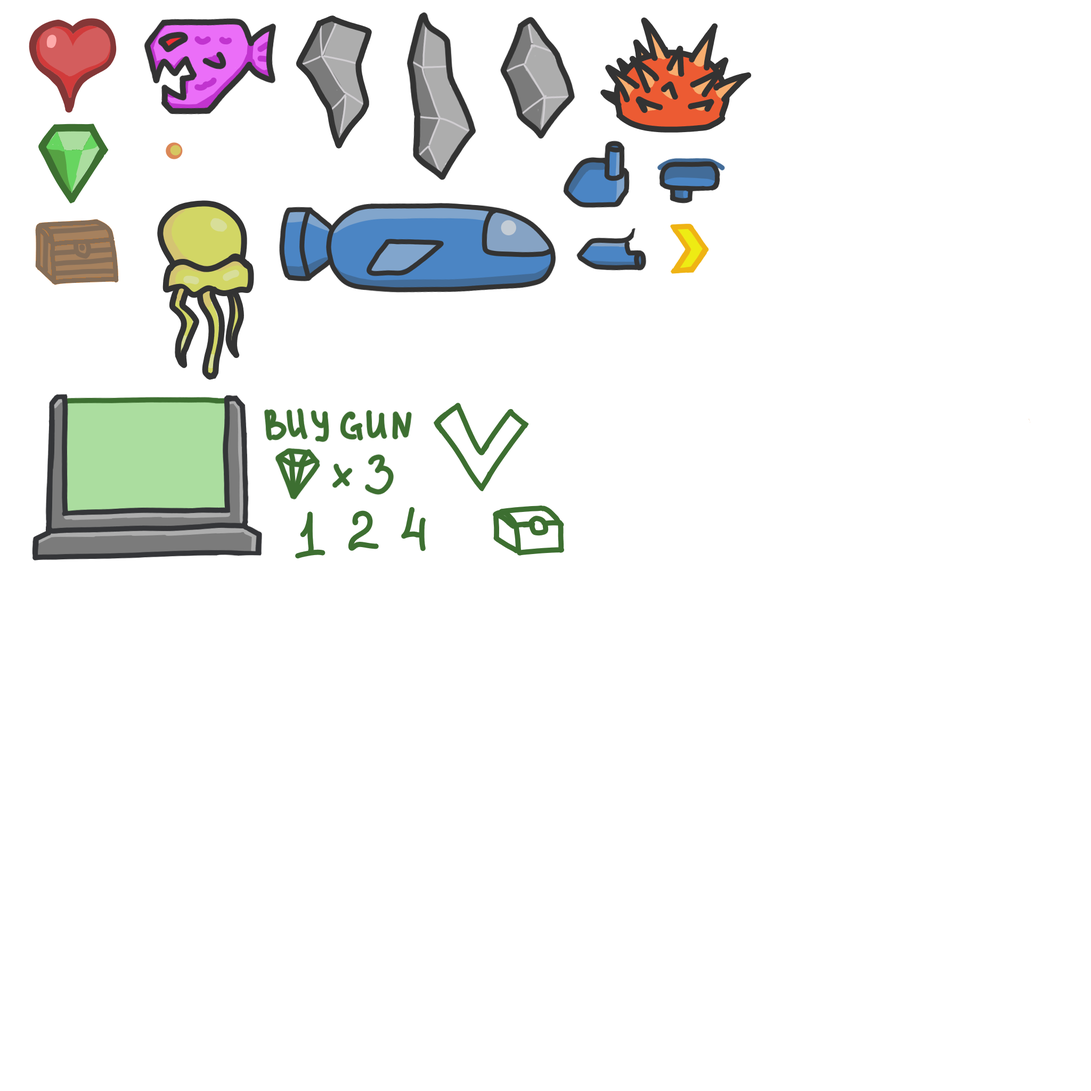
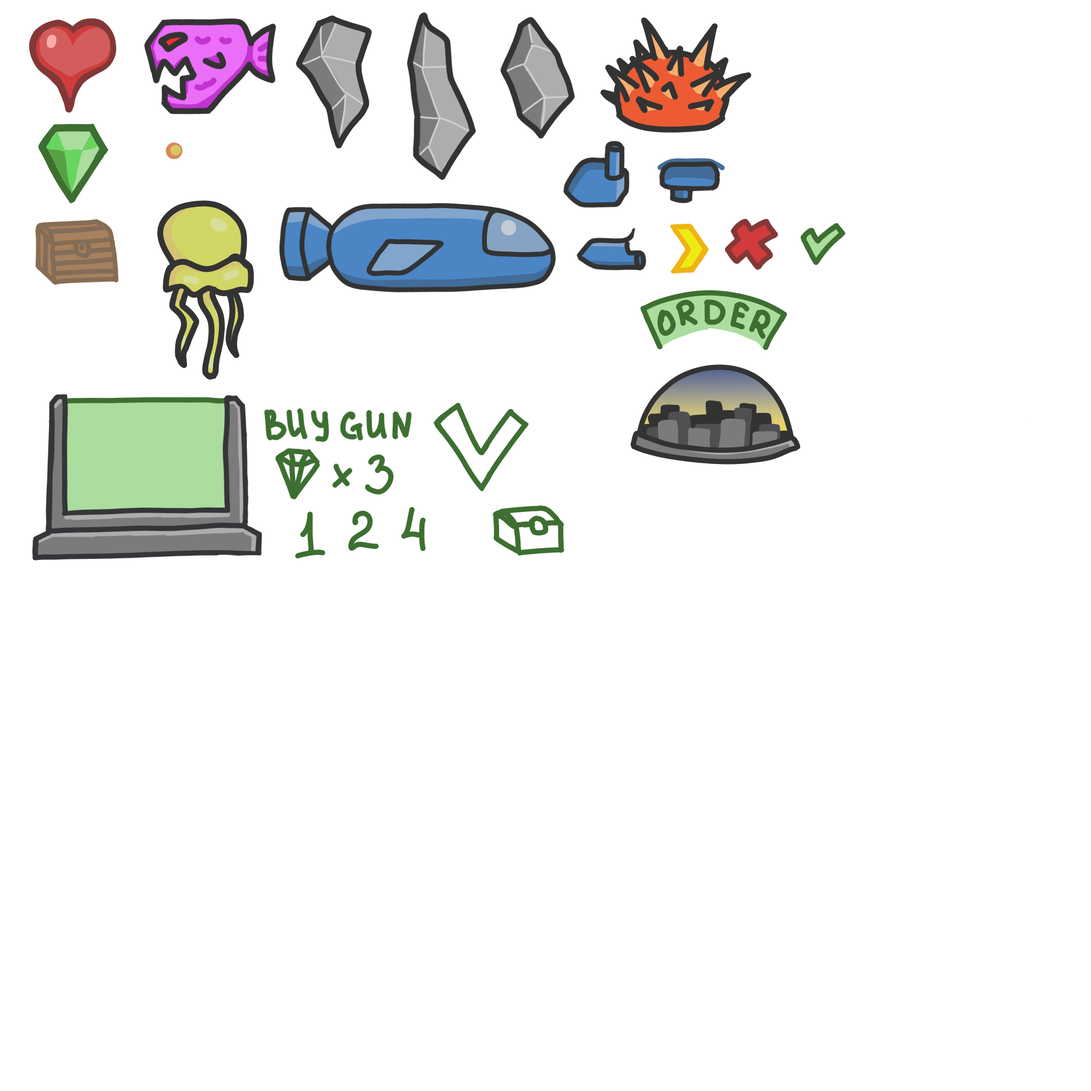
Layers edited between the first and the second 1091x1091 image:
pixels changed over [630, 218, 846, 465] (layer not identified)
